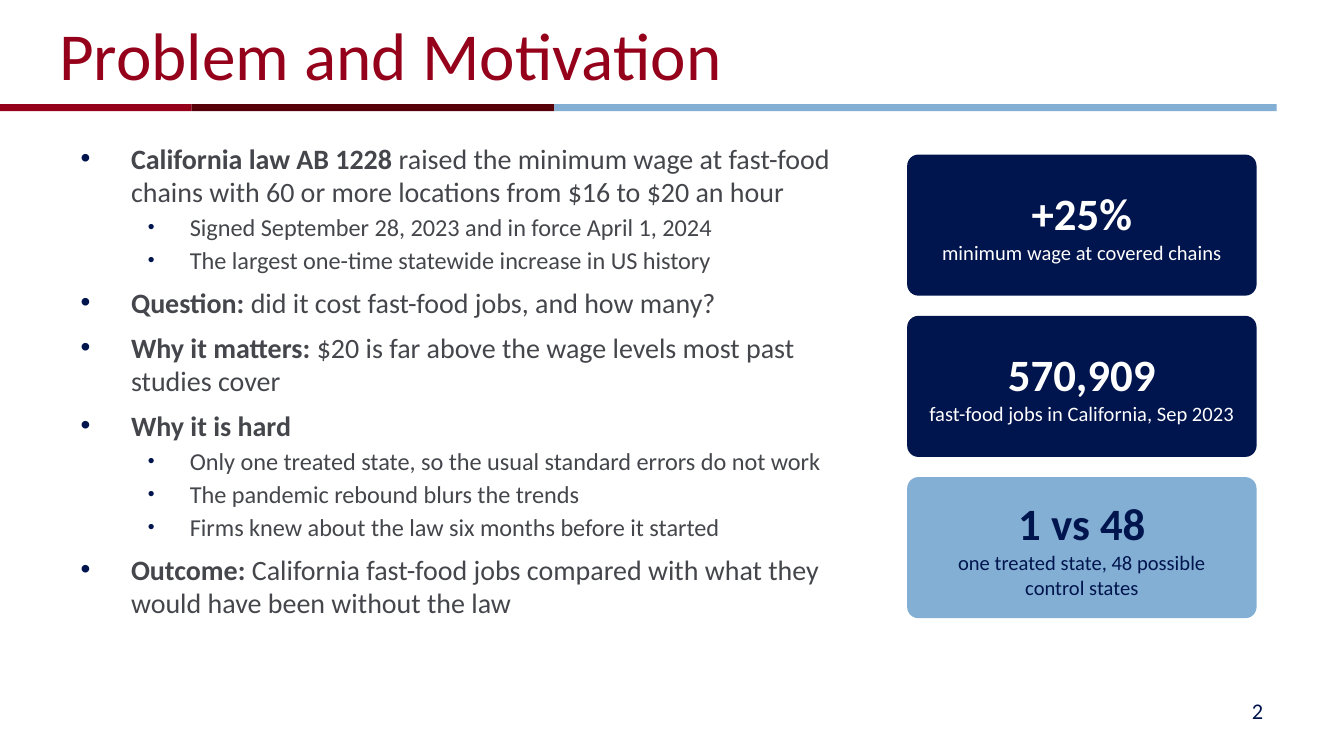
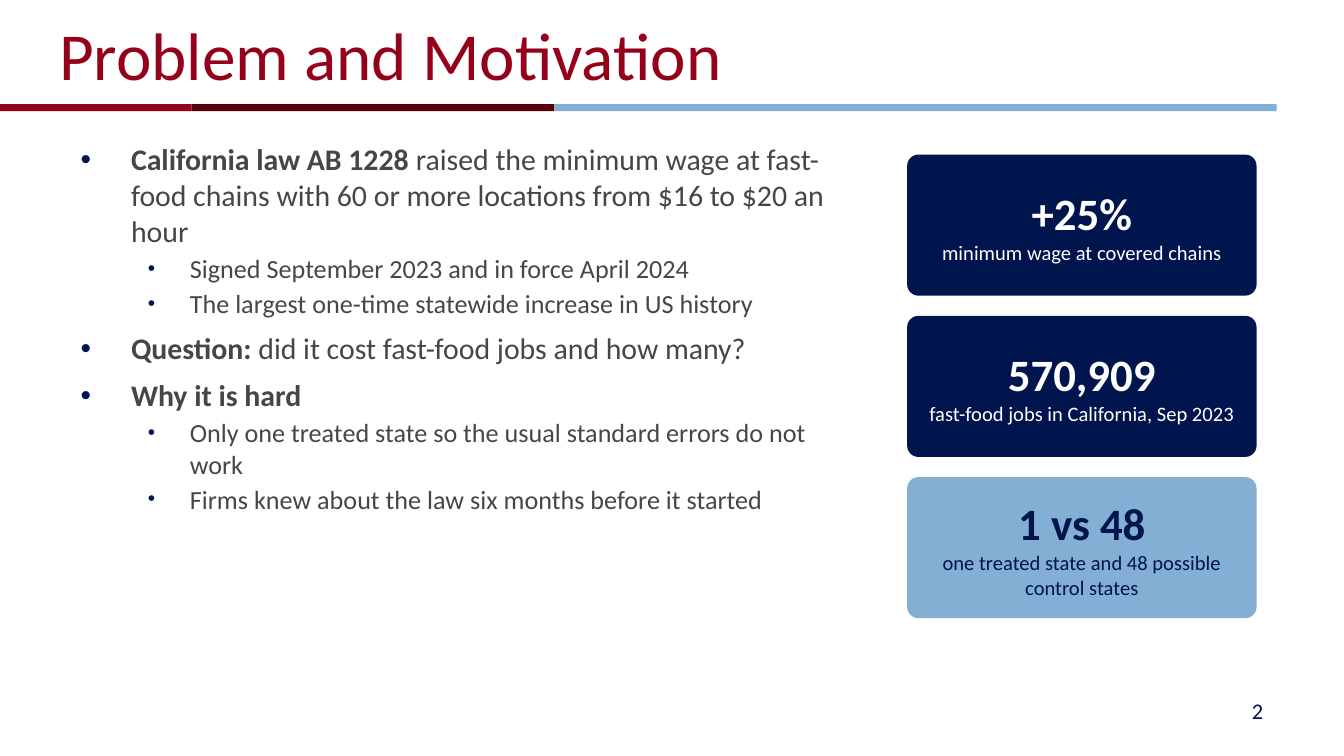
Before and after one commit to NitinLodha2812/stat5200-fastfood-replication, a slide deck: slide 2 of presentation/replication_presentation.pptx. Drawn at 1344x756 pixels with LibreOffice and Linux fonts; fonts in the diff are those of the drawing; background and template pictures are left out. Boxes give left, top, right and bottom in pixels: in the first picture for what was removed or moved away, otherwise in the second. Text is boxed around its words. In the diff, an @@ line names an element or a change of style, - is before the commit and + after.

```diff
--- a/presentation/replication_presentation.pptx
+++ b/presentation/replication_presentation.pptx
@@ text at (x1=131, y1=149, x2=824, y2=509): size 15 to 16 pt in "California law AB 1228 raised the minimum ...", "Why it is hard"; size 13 to 14 pt in "The largest one-time statewide increase in US ...", "Firms knew about the law six months ..." @@
@@ text at (x1=190, y1=260, x2=689, y2=283): text changed; size 13 to 14 pt @@
-  • Signed September 28, 2023 and in force April 1, 2024
+  • Signed September 2023 and in force April 2024
@@ text at (x1=131, y1=338, x2=745, y2=364): text changed; size 15 to 16 pt @@
-• Question: did it cost fast-food jobs, and how many?
-• Why it matters: $20 is far above the wage levels most past studies cover
+• Question: did it cost fast-food jobs and how many?
@@ text at (x1=190, y1=424, x2=805, y2=474): text changed; size 13 to 14 pt @@
-  • Only one treated state, so the usual standard errors do not work
-  • The pandemic rebound blurs the trends
+  • Only one treated state so the usual standard errors do not work
@@ text at (x1=131, y1=560, x2=818, y2=613): paragraph removed @@
-• Outcome: California fast-food jobs compared with what they would have been without the law
@@ text in rounded rectangle at (x1=943, y1=556, x2=1220, y2=595): text changed @@
-one treated state, 48 possible control states
+one treated state and 48 possible control states
```
Also in this commit, not shown: 10 other slides changed, 5 slides removed, 2 other files.
